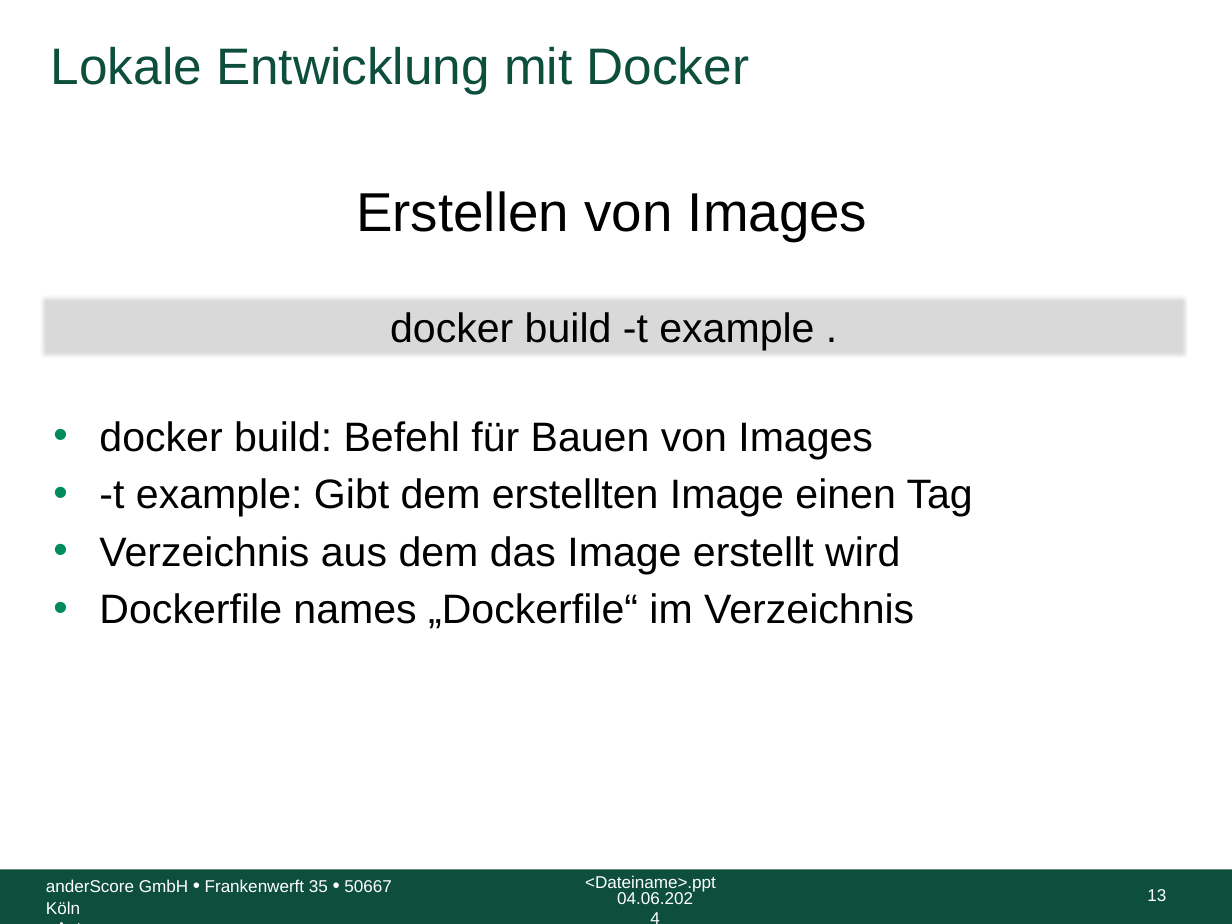
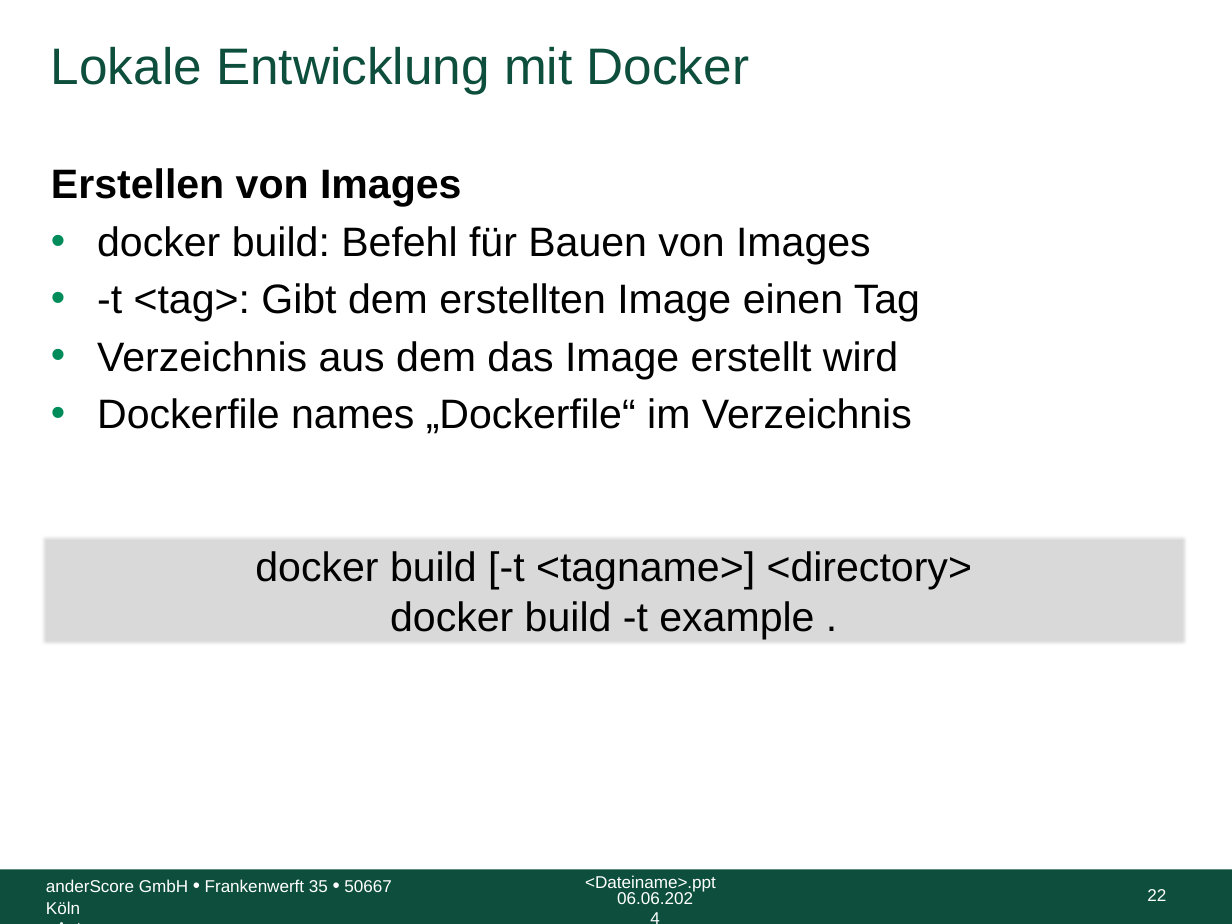
Before and after one commit to anderscore-gmbh/gitlab, a slide deck: slide 22 of slides/Tag-3_1-Docker.pptx (slide 13 before the commit). Drawn at 1232x924 pixels with LibreOffice and Linux fonts; fonts in the diff are those of the drawing; background and template pictures are left out. Boxes give left, top, right and bottom in pixels: in the first picture for what was removed or moved away, otherwise in the second. Text is boxed around its words. In the diff, an @@ line names an element or a change of style, - is before the commit and + after.

Commit message:
Formatanpassungen und Folien zu Dockerfile

```diff
--- a/slides/Tag-3_1-Docker.pptx
+++ b/slides/Tag-3_1-Docker.pptx
@@ text "Erstellen von Images": place and size @@
-text "Erstellen von Images" at [99, 421, 973, 629]
+text "Erstellen von Images" at [51, 168, 920, 434]
@@ text at [51, 168, 461, 207]: paragraph added @@
+Erstellen von Images
@@ text removed at [356, 191, 868, 241] @@
-Erstellen von Images
@@ text at [97, 283, 920, 322]: text changed @@
-• -t example: Gibt dem erstellten Image einen Tag
+• -t <tag>: Gibt dem erstellten Image einen Tag
@@ rectangle "docker build [-t <tagname>] <directory>": place and size @@
-rectangle "docker build [-t <tagname>] <directory>" at [41, 296, 1188, 357]
+rectangle "docker build [-t <tagname>] <directory>" at [41, 535, 1188, 647]
@@ text in rectangle at [255, 551, 972, 590]: paragraph added @@
+docker build [-t <tagname>] <directory>
@@ text at [617, 892, 693, 904]: text changed @@
-04.06.2024
+06.06.2024
@@ page number at [1147, 889, 1166, 901]: text changed @@
-13
+22
```
Also in this commit, not shown: 22 other slides changed, 9 slides added, 3 other files.
